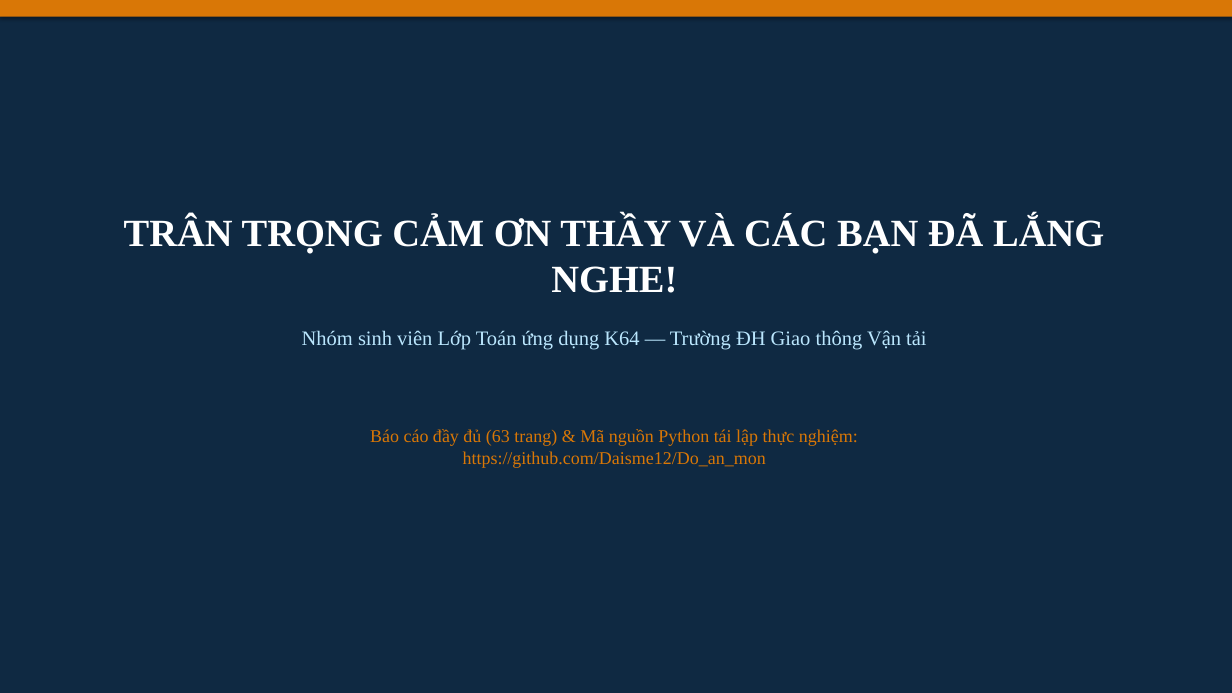
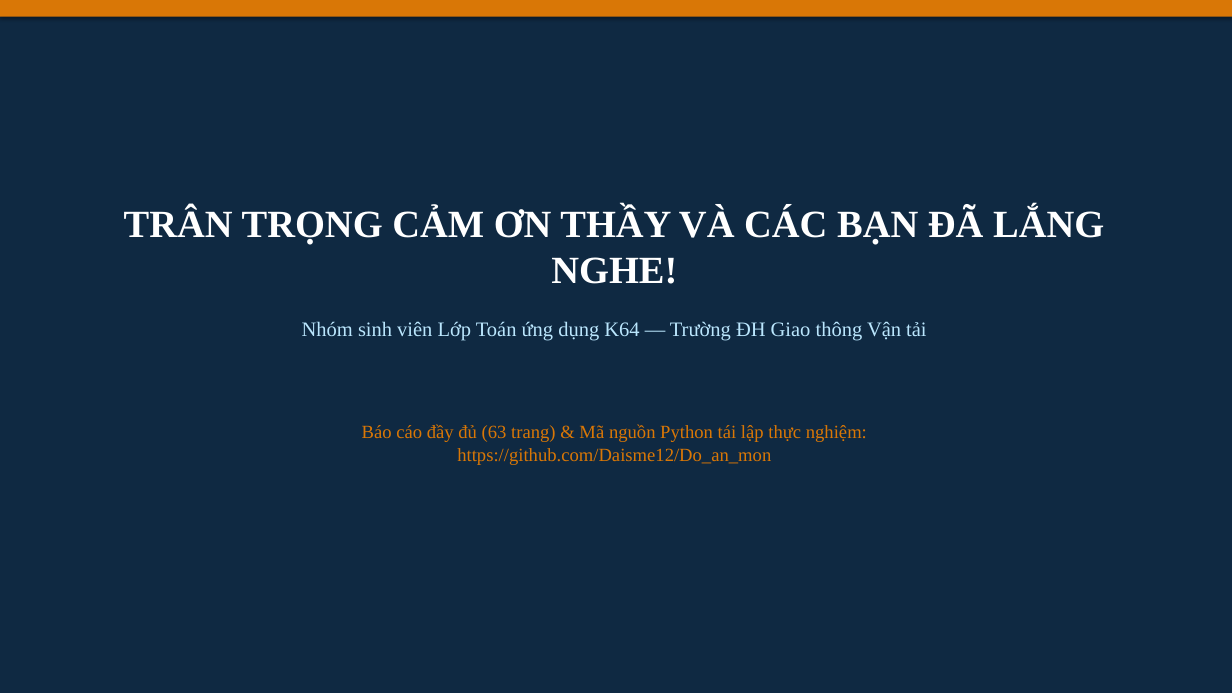
Before and after one commit to Daisme12/Do_an_mon, a slide deck: slide 22 of Thuyet_trinh_De_tai_5.pptx (slide 12 before the commit). Drawn at 1232x693 pixels with LibreOffice and Linux fonts; fonts in the diff are those of the drawing. Boxes give left, top, right and bottom in pixels: in the first picture for what was removed or moved away, otherwise in the second. Text is boxed around its words. In the diff, an @@ line names an element or a change of style, - is before the commit and + after.

Commit message:
Mở rộng slide thuyết trình lên 22 trang: đầy đủ công thức toán, code Python và toàn bộ kết quả thực nghiệm

```diff
--- a/Thuyet_trinh_De_tai_5.pptx
+++ b/Thuyet_trinh_De_tai_5.pptx
@@ text "TRÂN TRỌNG CẢM ƠN THẦY ...": place and size @@
-text "TRÂN TRỌNG CẢM ƠN THẦY ..." at box(124, 216, 1104, 350)
+text "TRÂN TRỌNG CẢM ƠN THẦY ..." at box(124, 207, 1104, 341)
@@ text "Báo cáo đầy đủ (63 ..." at box(362, 424, 867, 465): size 14 to 14.5 pt @@
```
Also in this commit, not shown: 6 other slides changed, 15 slides added, 5 slides removed.
